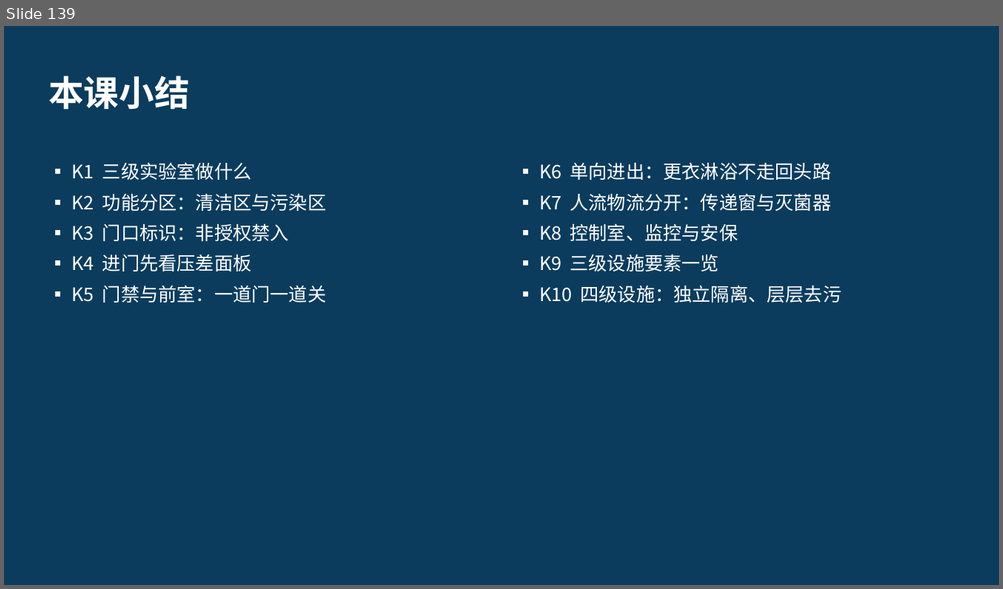
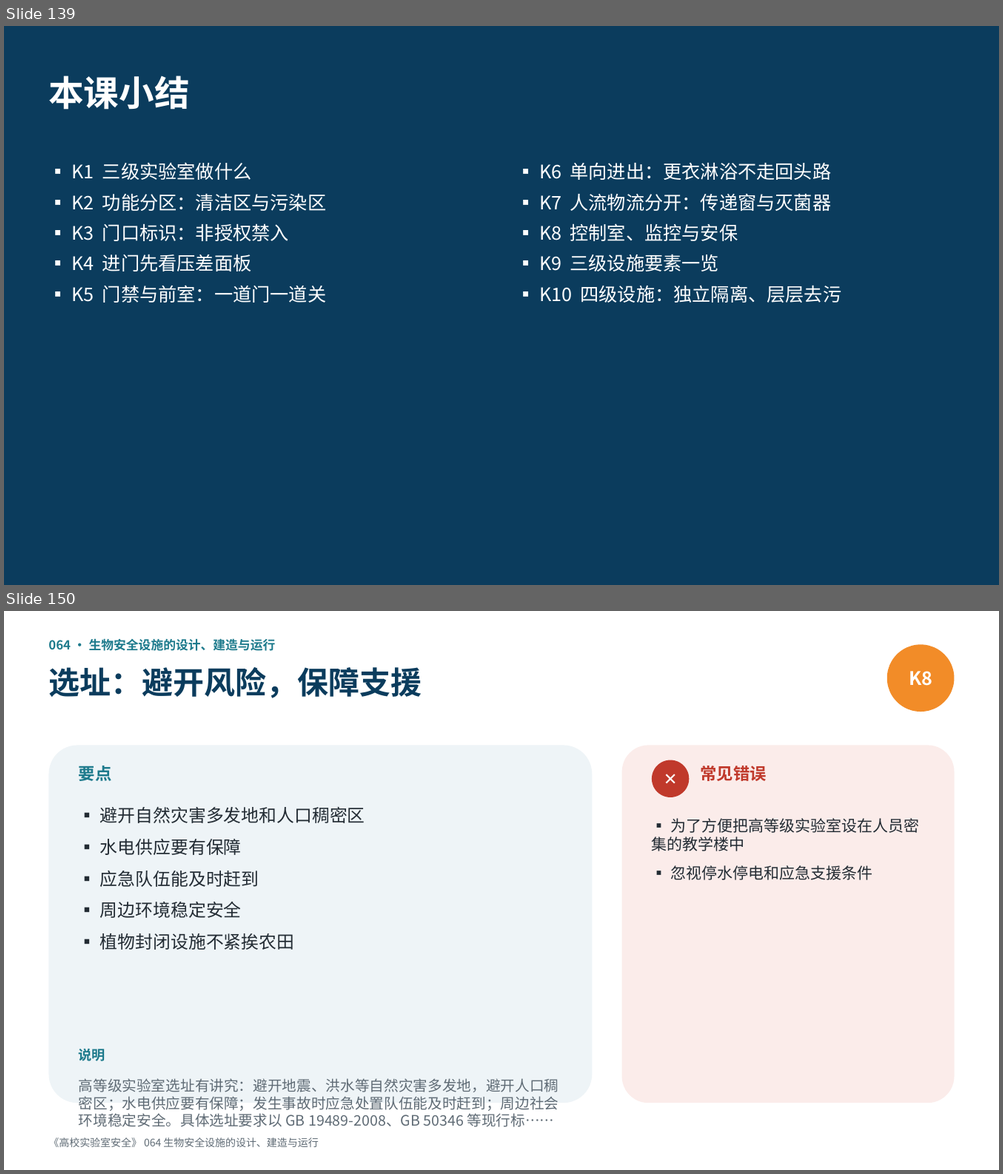
Before and after one commit to hanrongwx-max/videoyoutubo, a slide deck: course/高校实验室安全/课件/第6章_生物安全.pptx. Shown one above the other, each under a label of ours: slide 139 before the commit, slides 139 and 150 after it; the slides between them are not shown. The pictures are 1003x589 and 1003x1174 pixels, drawn with LibreOffice and Linux fonts; fonts in the diff are those of the drawing. Boxes give left, top, right and bottom in pixels: in the first picture for what was removed or moved away, otherwise in the second. Text is boxed around its words. In the diff, an @@ line names an element or a change of style, - is before the commit and + after.

```diff
--- a/course/高校实验室安全/课件/第6章_生物安全.pptx
+++ b/course/高校实验室安全/课件/第6章_生物安全.pptx
@@ slide 150 added at <box>4,611,999,1170</box>, background #FFFFFF @@
@@ text added at <box>48,638,276,651</box>, 12 pt, text #1D7A8C, bold @@
+064 · 生物安全设施的设计、建造与运行
@@ ellipse added at <box>887,644,954,712</box>, fill #F28C28, 18 pt, text #FFFFFF, bold @@
+K8
@@ text added at <box>48,667,421,698</box>, 30 pt, text #0B3C5D, bold @@
+选址：避开风险，保障支援
@@ rounded rectangle added at <box>48,745,592,1103</box>, fill #EEF4F7 @@
@@ text added at <box>79,766,112,781</box>, 16 pt, text #1D7A8C, bold @@
+要点
@@ rounded rectangle added at <box>622,745,954,1103</box>, fill #FBECEA @@
@@ ellipse added at <box>652,760,689,797</box>, fill #C0392B, 16 pt, text #FFFFFF, bold @@
+✕
@@ text added at <box>700,766,765,781</box>, 16 pt, text #C0392B, bold @@
+常见错误
@@ text added at <box>100,807,365,950</box>, 17 pt, text #222B33 @@
+▪ 避开自然灾害多发地和人口稠密区
+▪ 水电供应要有保障
+▪ 应急队伍能及时赶到
+▪ 周边环境稳定安全
+▪ 植物封闭设施不紧挨农田
@@ text added at <box>652,818,919,880</box>, 15 pt, text #222B33 @@
+▪ 为了方便把高等级实验室设在人员密集的教学楼中
+▪ 忽视停水停电和应急支援条件
@@ text added at <box>79,1049,105,1062</box>, 13 pt, text #1D7A8C, bold @@
+说明
@@ text added at <box>79,1079,559,1128</box>, 14 pt, text #5F6B75 @@
+高等级实验室选址有讲究：避开地震、洪水等自然灾害多发地，避开人口稠密区；水电供应要有保障；发生事故时应急处置队伍能及时赶到；周边社会环境稳定安全。具体选址要求以 GB 19489-2008、GB 50346 等现行标……
@@ text added at <box>48,1138,318,1147</box>, 10 pt, text #5F6B75 @@
+《高校实验室安全》 064 生物安全设施的设计、建造与运行
```
Also in this commit, not shown: 23 other slides added, 2 other files.
